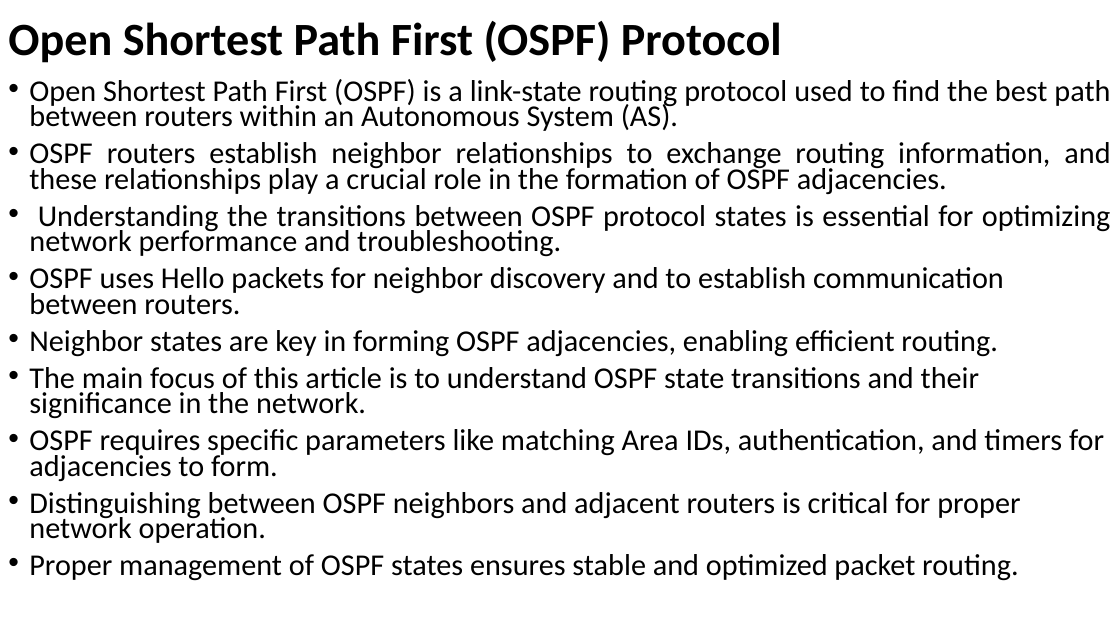
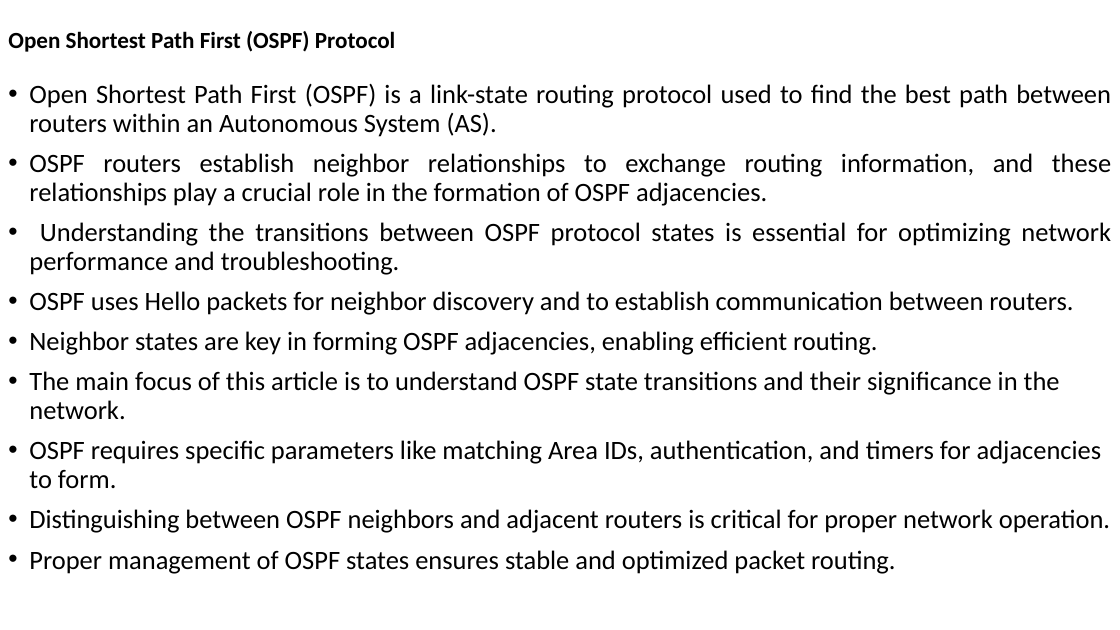
Before and after one commit to Mrcoderv/BCA-UnlimateNote-New, a slide deck: slide 45 of 5th sem/ComputerNetwork/Chapter new 6.pptx. Drawn at 1120x630 pixels with LibreOffice and Linux fonts; fonts in the diff are those of the drawing. Boxes give left, top, right and bottom in pixels: in the first picture for what was removed or moved away, otherwise in the second. Text is boxed around its words. In the diff, an @@ line names an element or a change of style, - is before the commit and + after.

```diff
--- a/5th sem/ComputerNetwork/Chapter new 6.pptx
+++ b/5th sem/ComputerNetwork/Chapter new 6.pptx
@@ title "Open Shortest Path First (OSPF) ..." at [8, 31, 396, 52]: size 39.6 to 19.8 pt @@
@@ text "Open Shortest Path First (OSPF) ..." at [29, 84, 1111, 574]: size 25.9 to 22.7 pt; line spacing 0.7 to 0.9 @@
```
Also in this commit, not shown: 13 other slides changed, 47 other files.
